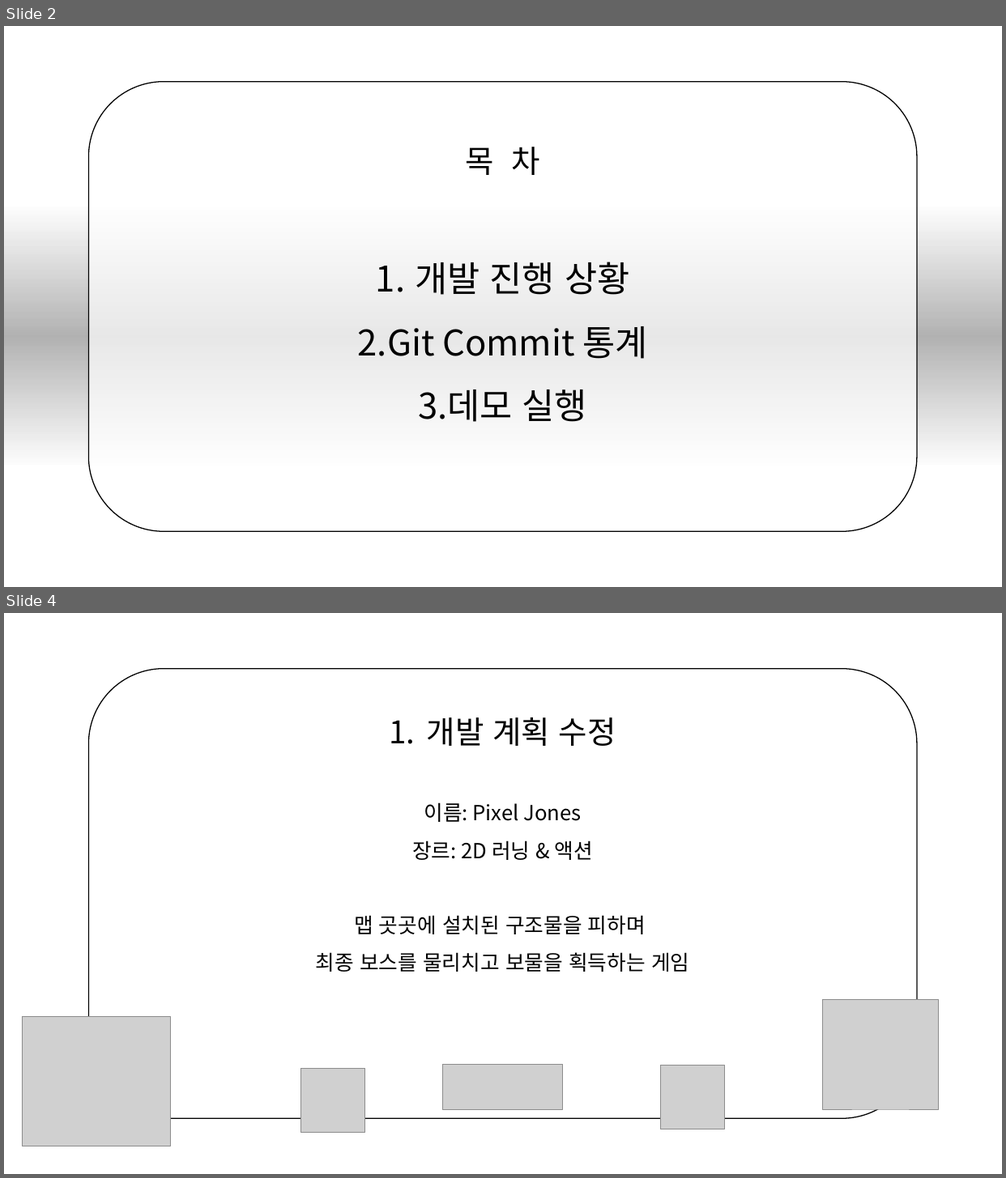
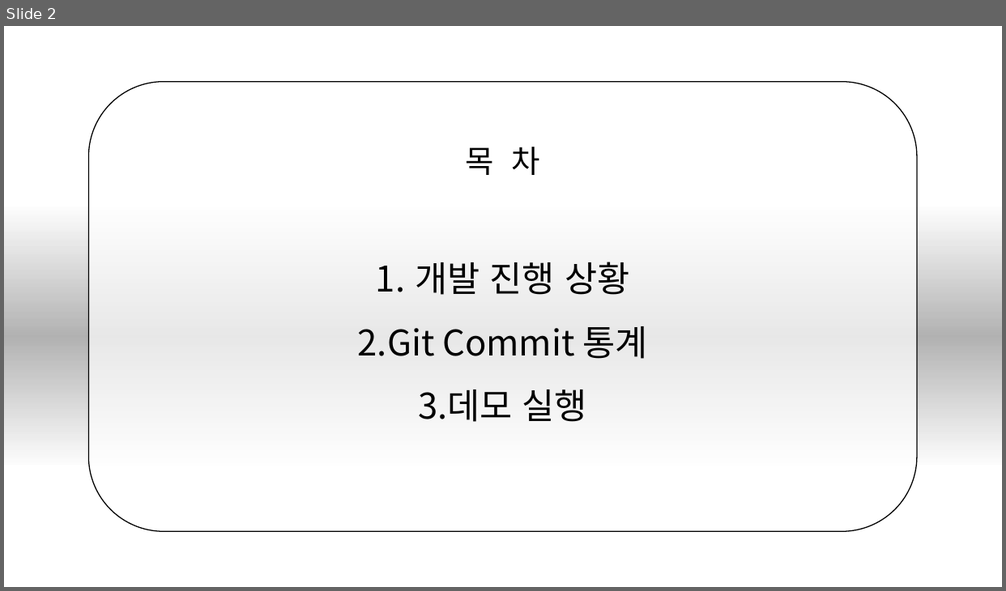
Before and after one commit to pikach-u/2DGP_PIXELJONES, a slide deck: 2DGP 2차 발표.pptx. Shown one above the other, each under a label of ours: slides 2 and 4 before the commit, slide 2 after it; the slides between them are not shown. The pictures are 1006x1178 and 1006x591 pixels, drawn with LibreOffice and Linux fonts; fonts in the diff are those of the drawing; grey boxes stand for pictures; background and template pictures are left out. Boxes give left, top, right and bottom in pixels: in the first picture for what was removed or moved away, otherwise in the second. Text is boxed around its words. In the diff, an @@ line names an element or a change of style, - is before the commit and + after.

```diff
--- a/2DGP 2차 발표.pptx
+++ b/2DGP 2차 발표.pptx
@@ slide 4 removed at (4, 613, 1002, 1174), background picture (left out) @@
@@ rounded rectangle removed at (88, 668, 918, 1118) @@
-1. 개발 계획 수정
-이름: Pixel Jones
-장르: 2D 러닝 & 액션
-맵 곳곳에 설치된 구조물을 피하며
-최종 보스를 물리치고 보물을 획득하는 게임
@@ picture removed at (823, 1000, 939, 1110) @@
@@ picture removed at (22, 1017, 170, 1147) @@
@@ picture removed at (300, 1069, 364, 1132) @@
@@ picture removed at (443, 1064, 562, 1110) @@
@@ picture removed at (661, 1065, 724, 1129) @@
```
Also in this commit, not shown: 3 slides changed, 1 slide added, 2 other slides removed.
